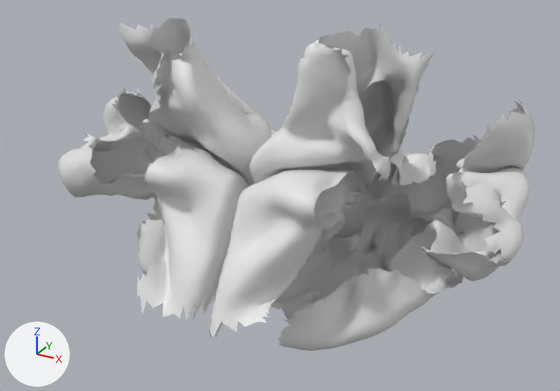
Renders of the glTF model public/assets/skullbase-v3/br_occipital_lobe.glb from each side of a commit.
Camera for both pictures: a 50 mm lens placed at (67.0, -123.4, -13.7), pointed at (2.3, -5.8, -72.5). The lights are fixed; the arrows at lower left show +X, +Y and +Z. The picture after the commit comes second.

Names of what the first picture shows: 'L', 'R'.
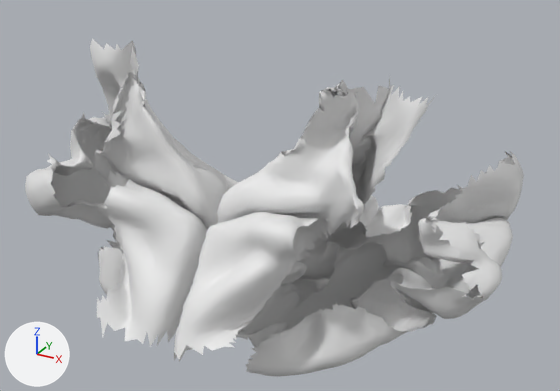
What the commit changed:
me_l is used by ob_l; location (-26.1, -1.3, -70.5); scale (29.3, 29.3, 29.3).
me_l had 3706 vertices, 7100 faces and spanned x -0.81..0.81, y -0.94..0.94, z -1.0..1.0.
me_l now has 3706 vertices, 7100 faces and spans x -0.85..0.85, y -0.96..0.96, z -1.0..1.0.
me_l part 1: 3706 of 3706 vertices moved; they spanned x -0.81..0.81, y -0.94..0.94, z -1.0..1.0 and now span x -0.85..0.85, y -0.96..0.96, z -1.0..1.0; mean shift (-0.03, -0.02, -0.08).
me_r is used by ob_r; location (22.8, -1.6, -70.1); scale (30.8, 30.8, 30.8).
me_r had 7080 vertices, 13717 faces and spanned x -0.81..0.81, y -0.89..0.89, z -1.0..1.0.
me_r now has 7080 vertices, 13717 faces and spans x -0.83..0.83, y -0.98..0.98, z -1.0..1.0.
me_r part 2: 7078 of 7080 vertices moved; they spanned x -0.81..0.81, y -0.89..0.89, z -1.0..1.0 and now span x -0.83..0.83, y -0.98..0.98, z -1.0..1.0; mean shift (-0.06, 0.0, -0.06); largest move (-0.36, 0.56, -0.58) -> (-0.54, 0.73, -0.82).
Object 'L' (ob_l) moves from (-26.1, -1.3, -70.5) to (-26.4, -12.8, -72.6).
Object 'L' (ob_l) is rescaled from (29.3, 29.3, 29.3) to (28.1, 28.1, 28.1).
Object 'R' (ob_r) moves from (22.8, -1.6, -70.1) to (23.5, -12.4, -73.7).
Object 'R' (ob_r) is rescaled from (30.8, 30.8, 30.8) to (28.0, 28.0, 28.0).

What differs and where, as boxes [x1, y1, x2, y2] in the pictures (560 x 391 px):
'R', reshaped, moved, rescaled (7% wider, 9% shorter): before [209, 24, 535, 351]; after [174, 79, 524, 377]
'L', reshaped, moved, rescaled: before [58, 18, 276, 321]; after [25, 39, 239, 347]
